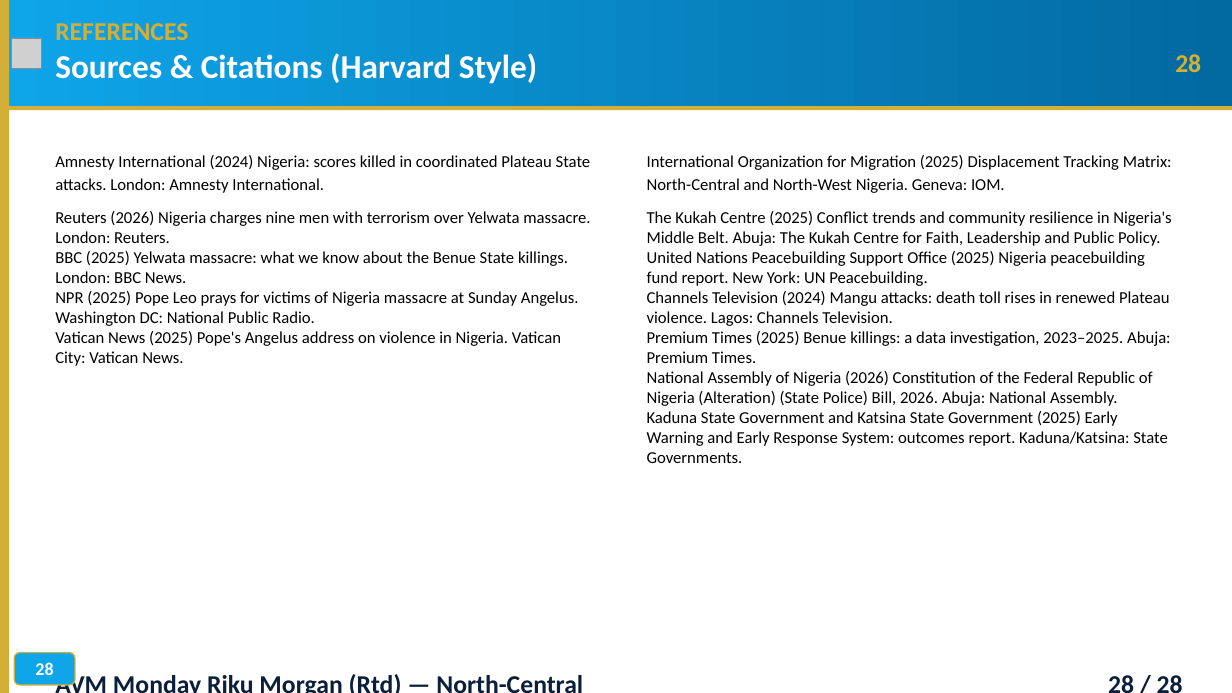
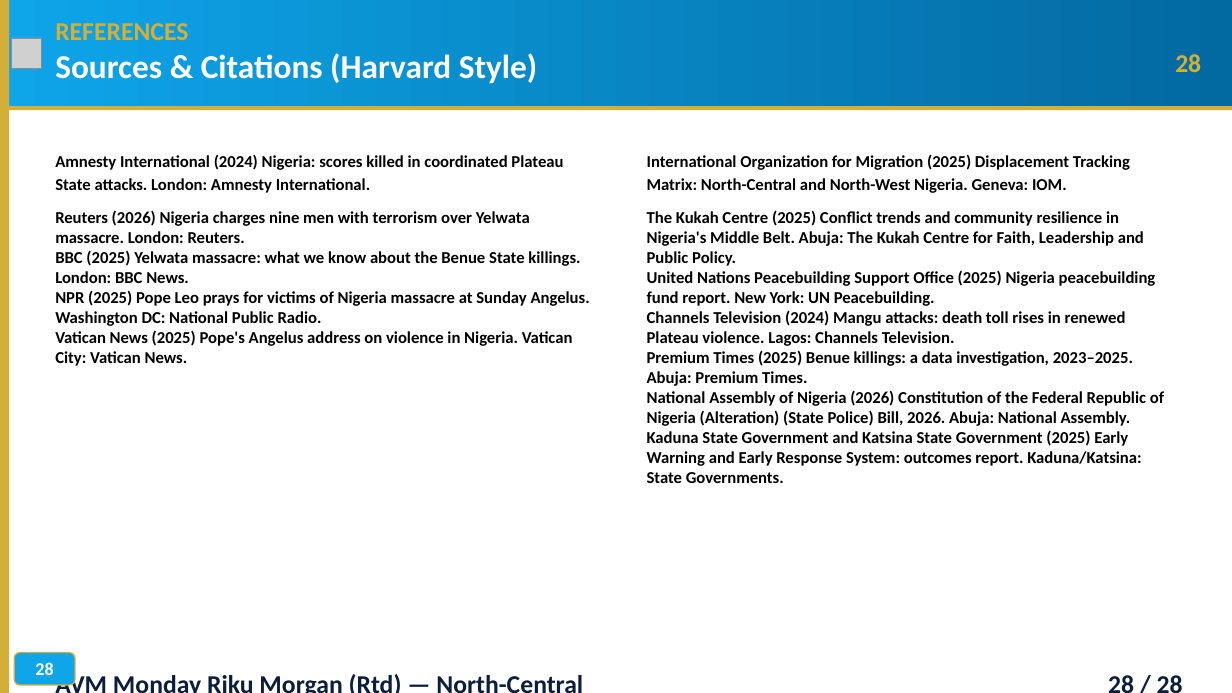
Before and after one commit to TOMDEGGS/BETONIQ-WEST-, a slide deck: slide 28 of avm_morgan_docs/AVM_MORGAN_SECURITY_KEYNOTE_30MIN_v3_WITH_REFERENCES.pptx. Drawn at 1232x693 pixels with LibreOffice and Linux fonts; fonts in the diff are those of the drawing; grey boxes stand for pictures; background and template pictures are left out. Boxes give left, top, right and bottom in pixels: in the first picture for what was removed or moved away, otherwise in the second. Text is boxed around its words. In the diff, an @@ line names an element or a change of style, - is before the commit and + after.

Commit message:
Redo image treatment as single clean pass (fix garish over-processed bg on slide5/9/27), keep 18% haze overlay fix on map+graphic slides, bold slide 28 Harvard references

```diff
--- a/avm_morgan_docs/AVM_MORGAN_SECURITY_KEYNOTE_30MIN_v3_WITH_REFERENCES.pptx
+++ b/avm_morgan_docs/AVM_MORGAN_SECURITY_KEYNOTE_30MIN_v3_WITH_REFERENCES.pptx
@@ text "Amnesty International (2024) Nigeria: scores ..." at [55, 154, 590, 366]: bold on @@
@@ text "International Organization for Migration (2025) ..." at [647, 154, 1164, 483]: bold on @@
```
